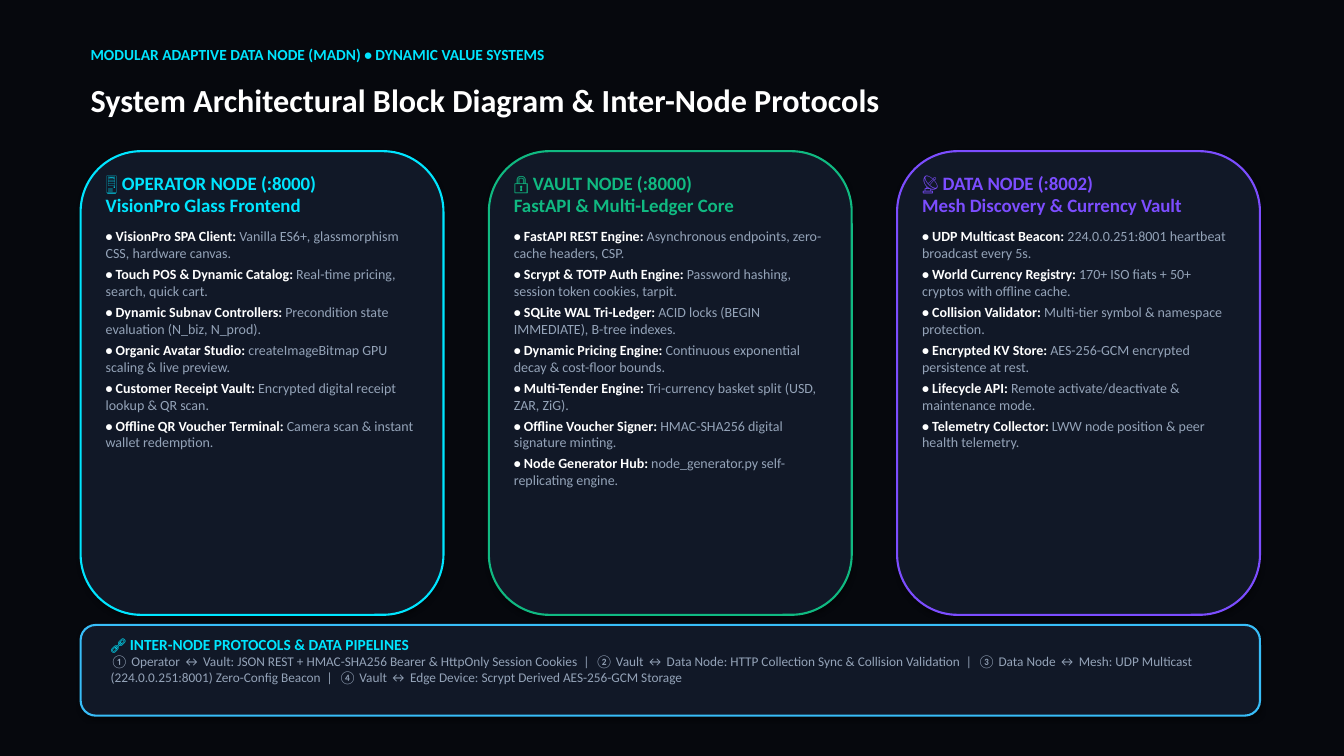
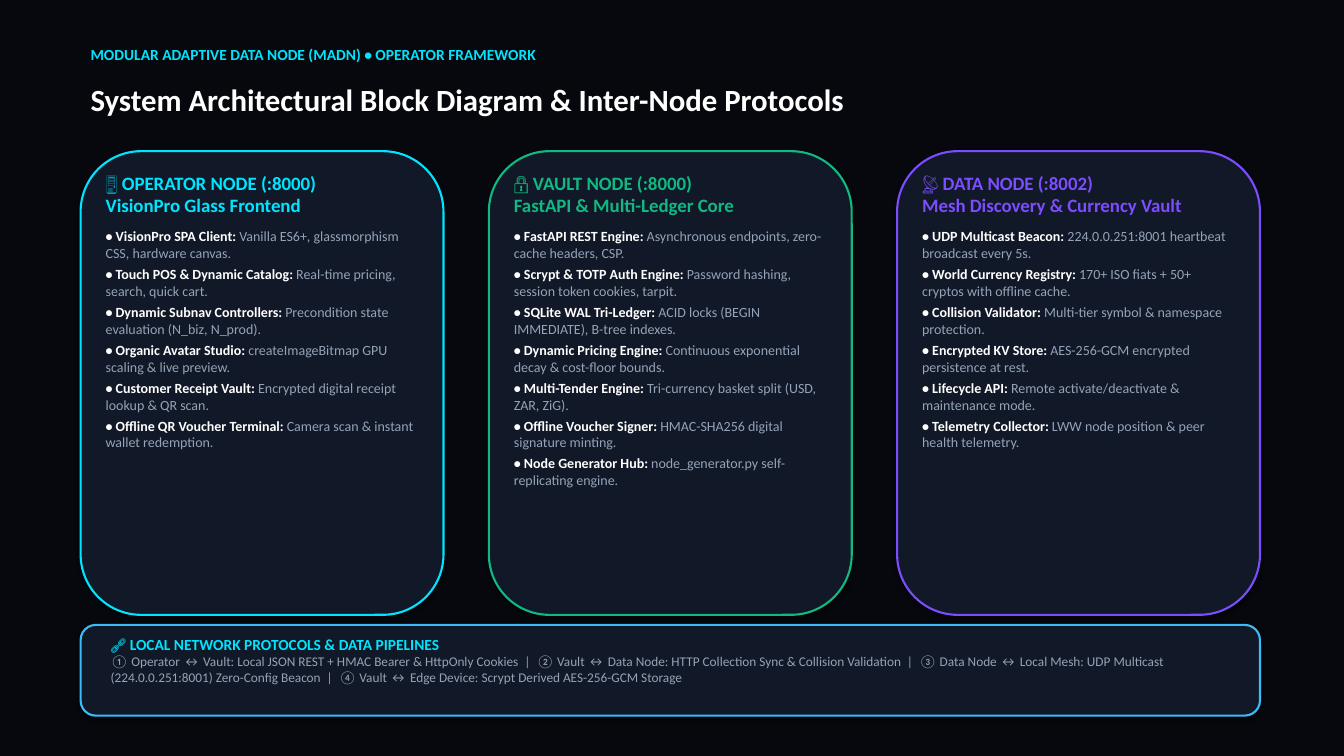
Before and after one commit to pmd742omni/2026-02-15-Sun-2055-Modular-Adaptive-Data-Node--MAD---Node--for-Dynamic-Value-Systems, a slide deck: slide 6 of 01_Documentation_and_Thesis/MADN_Dynamic_Value_Systems_Presentation.pptx. Drawn at 1344x756 pixels with LibreOffice and Linux fonts; fonts in the diff are those of the drawing. Boxes give left, top, right and bottom in pixels: in the first picture for what was removed or moved away, otherwise in the second. Text is boxed around its words. In the diff, an @@ line names an element or a change of style, - is before the commit and + after.

Commit message:
2026-08-27 Thu 0850: Instant Profile Settings Visual Feedback and Refocused Local Operator Presentation (Ukusebenza 1.19.23)

```diff
--- a/01_Documentation_and_Thesis/MADN_Dynamic_Value_Systems_Presentation.pptx
+++ b/01_Documentation_and_Thesis/MADN_Dynamic_Value_Systems_Presentation.pptx
@@ text at (91, 48, 535, 62): text changed @@
-MODULAR ADAPTIVE DATA NODE (MADN) • DYNAMIC VALUE SYSTEMS
+MODULAR ADAPTIVE DATA NODE (MADN) • OPERATOR FRAMEWORK
@@ text "System Architectural Block Diagram & ..." at (91, 89, 843, 117): size 23 to 22 pt @@
@@ text at (111, 640, 1164, 684): text changed @@
-🔗 INTER-NODE PROTOCOLS & DATA PIPELINES
-① Operator ↔ Vault: JSON REST + HMAC-SHA256 Bearer & HttpOnly Session Cookies | ② Vault ↔ Data Node: HTTP Collection Sync & Collision Validation | ③ Data Node ↔ Mesh: UDP Multicast (224.0.0.251:8001) Zero-Config Beacon | ④ Vault ↔ Edge Device: Scrypt Derived AES-256-GCM Storage
+🔗 LOCAL NETWORK PROTOCOLS & DATA PIPELINES
+① Operator ↔ Vault: Local JSON REST + HMAC Bearer & HttpOnly Cookies | ② Vault ↔ Data Node: HTTP Collection Sync & Collision Validation | ③ Data Node ↔ Local Mesh: UDP Multicast (224.0.0.251:8001) Zero-Config Beacon | ④ Vault ↔ Edge Device: Scrypt Derived AES-256-GCM Storage
```
Also in this commit, not shown: 10 other slides changed, 8 other files.
